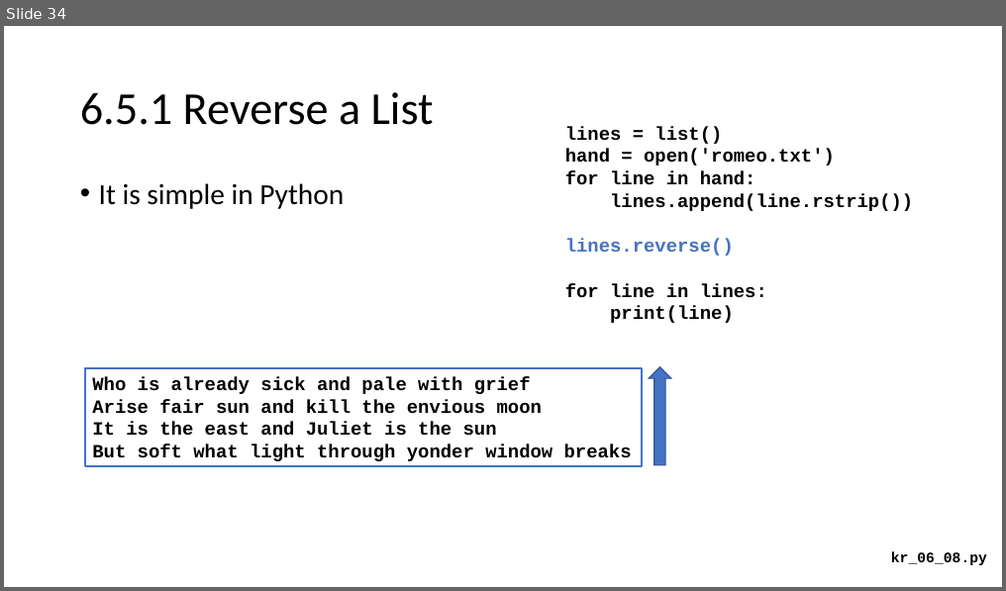
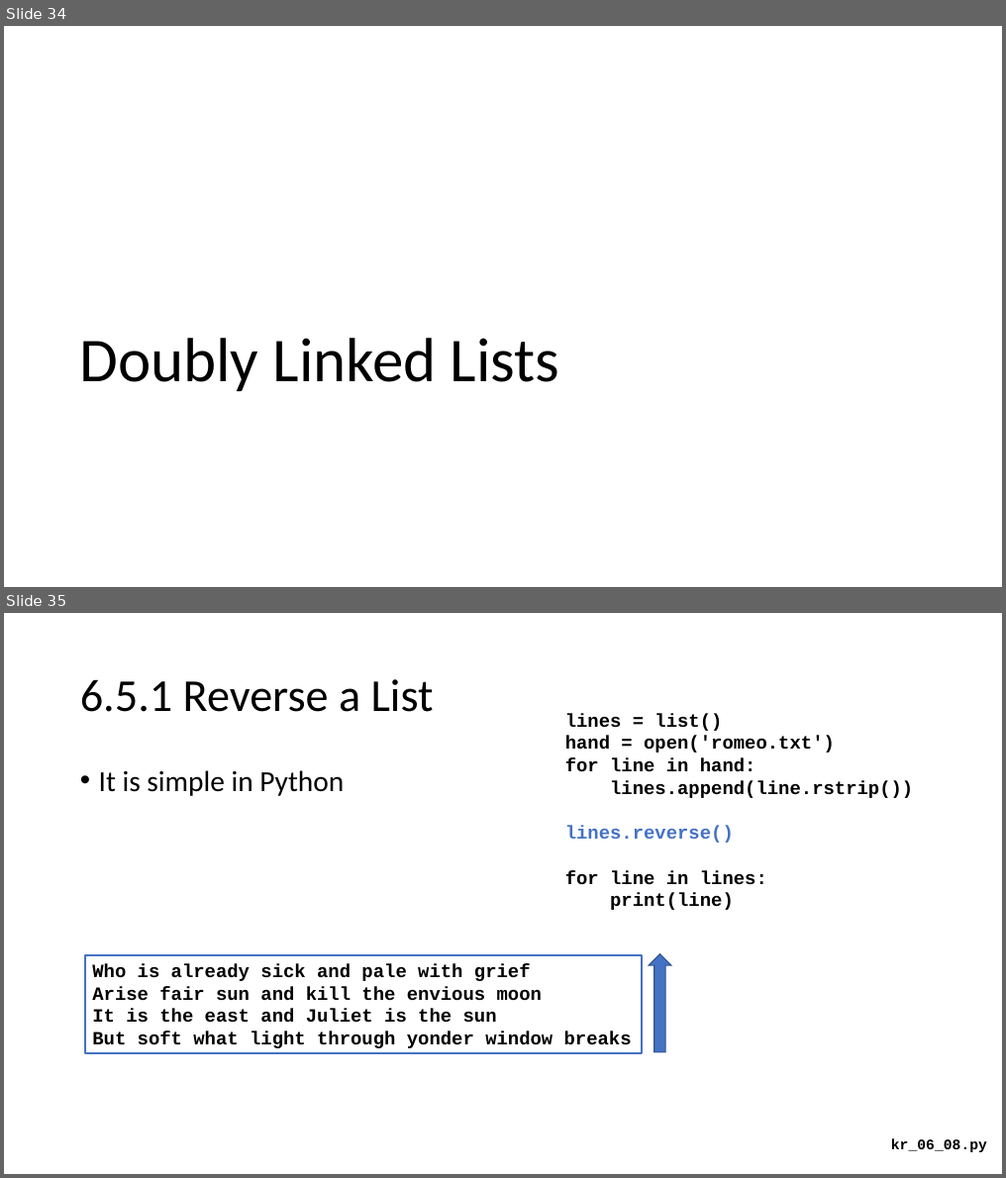
Before and after one commit to csev/cc4e, a slide deck: lectures/KR-6.pptx. Shown one above the other, each under a label of ours: slide 34 before the commit, slides 34 and 35 after it. The pictures are 1006x591 and 1006x1178 pixels, drawn with LibreOffice and Linux fonts; fonts in the diff are those of the drawing. Boxes give left, top, right and bottom in pixels: in the first picture for what was removed or moved away, otherwise in the second. Text is boxed around its words. In the diff, an @@ line names an element or a change of style, - is before the commit and + after.

```diff
--- a/lectures/KR-6.pptx
+++ b/lectures/KR-6.pptx
@@ slide 34 added at (4, 26, 1002, 587), background #FFFFFF @@
@@ title added at (79, 338, 560, 391), 60 pt, text #000000 @@
+Doubly Linked Lists
@@ what was slide 34 is now slide 35 @@
```
Also in this commit, not shown: 6 slides changed, 1 other file.
